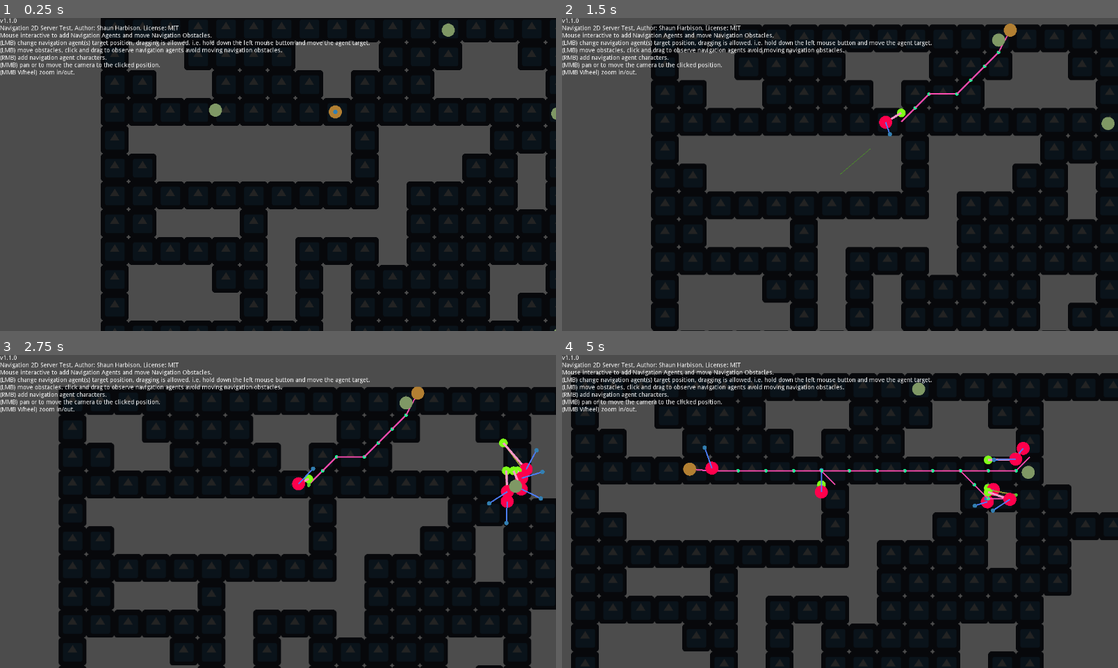
Above: before the commit, frames 1-4 (two rows, left to right).
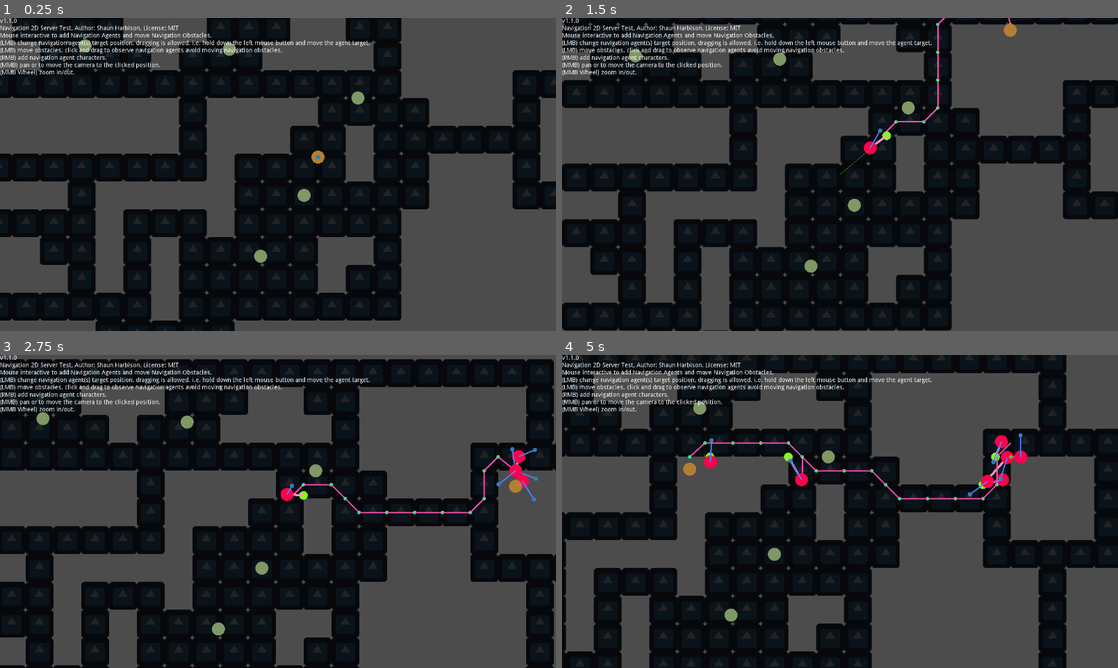
Above: after the commit, the same moments.

Repository: sjharb/NavigationServer2DTest
Game: Godot game, scene res://Main.tscn
Same seed, same stepped clock (60 frames per second), same inputs: the game is played once before the commit and once after it. The engine's default icon, where the game draws it, is replaced by a stand-in: a white triangle on a blue panel in a dark square.
Inputs (mouse positions are in pixels of both pictures, inside the frame that each line leads up to):
- Up to frame 1 (0.25 s): no input
- Up to frame 2 (1.5 s): tap Enter at 0.5 s; move the mouse to (778, 108) at 0.52 s; press the mouse at (778, 108) at 0.53 s; move the mouse to (1012, 30) at 1.27 s; release the mouse at (1012, 30) at 1.28 s; tap Middle mouse button (mouse_click_middle) at 1.35 s; click (1012, 30) at 1.42 s
- Up to frame 3 (2.75 s): move the mouse to (517, 486) at 2.02 s; hold Right mouse button (mouse_click_right) from 2.03 s (still down); click (517, 486) at 2.17 s
- Up to frame 4 (5 s): move the mouse to (812, 574) at 2.77 s; release Right mouse button (mouse_click_right) at 2.78 s; click (812, 574) at 2.85 s; move the mouse to (1006, 558) at 3.52 s; hold Middle mouse button (mouse_click_middle) 3.53-4.28 s; click (1006, 558) at 3.67 s; move the mouse to (673, 464) at 4.27 s; right-click (673, 464) at 4.35 s; click (673, 464) at 4.42 s

The runs differ from the first frame. In frame 1, 59% of the frame differs, in the area x 0-100%, y 0-100%; in frame 2, 61%; in frame 3, 63%, in the area x 0-100%, y 1-100%; in frame 4, 61%.

Commit message:
Removed navigation agent from the obstacle scene.  Now Obstacle only uses NavigationObstacle2D

Diff:
--- a/Level.gd
+++ b/Level.gd
@@ -6,6 +6,8 @@
 var main
 var characters = []
 var obstacles = []
+
+var level_navigation_map
 
 var level_tile_map : TileMap
 
@@ -25,6 +27,8 @@
 	# create easy reference variables for children
 	level_camera = $LevelCamera
 	level_tile_map = $LevelTileMap
+
+	level_navigation_map = get_world_2d().get_navigation_map()
 
 	# configure and add the character_creation_time_limit_timer as a child of the level
 	character_creation_time_limit_timer.one_shot = true
--- a/Level.tscn
+++ b/Level.tscn
@@ -3,8 +3,8 @@
 [ext_resource path="res://Character.tscn" type="PackedScene" id=1]
 [ext_resource path="res://Level.gd" type="Script" id=2]
 [ext_resource path="res://LevelCamera.gd" type="Script" id=3]
-[ext_resource path="res://ObstacleMovable.tscn" type="PackedScene" id=4]
 [ext_resource path="res://icon.png" type="Texture" id=5]
+[ext_resource path="res://Obstacle.tscn" type="PackedScene" id=6]
 
 [sub_resource type="NavigationPolygon" id=6]
 vertices = PoolVector2Array( 64, 64, 0, 64, 0, 0, 64, 0 )
@@ -40,19 +40,22 @@
 tile_data = PoolIntArray( 65536, 0, 0, 65537, 0, 0, 65538, 0, 0, 65539, 0, 0, 65540, 0, 0, 65541, 0, 0, 65542, 0, 0, 65 …(2683 unchanged characters)…
 
 [node name="Character" parent="." instance=ExtResource( 1 )]
-position = Vector2( 540, 288 )
+position = Vector2( 896, 456 )
 
-[node name="ObstacleMovable" parent="." instance=ExtResource( 4 )]
-position = Vector2( 264, 284 )
+[node name="Obstacle" parent="." instance=ExtResource( 6 )]
+position = Vector2( 360, 200 )
 
-[node name="ObstacleMovable2" parent="." instance=ExtResource( 4 )]
-position = Vector2( 800, 100 )
+[node name="Obstacle2" parent="." instance=ExtResource( 6 )]
+position = Vector2( 692, 208 )
 
-[node name="ObstacleMovable3" parent="." instance=ExtResource( 4 )]
-position = Vector2( 1052, 292 )
+[node name="Obstacle3" parent="." instance=ExtResource( 6 )]
+position = Vector2( 988, 320 )
 
-[node name="ObstacleMovable4" parent="." instance=ExtResource( 4 )]
-position = Vector2( 1056, 800 )
+[node name="Obstacle4" parent="." instance=ExtResource( 6 )]
+position = Vector2( 864, 544 )
+
+[node name="Obstacle5" parent="." instance=ExtResource( 6 )]
+position = Vector2( 764, 684 )
 
 [node name="DebugMenu" type="Node2D" parent="."]
 
@@ -61,6 +64,6 @@
 margin_bottom = 14.0
 
 [node name="LevelCamera" type="Camera2D" parent="."]
-position = Vector2( 408, 432 )
+position = Vector2( 804, 496 )
 current = true
 script = ExtResource( 3 )
--- a/ObstacleMovable.gd
+++ b/Obstacle.gd
@@ -7,7 +7,6 @@
 var collision_radius : float = 20.0
 var obstacle_nav_radius : float = 15.0
 
-var nav_agent : NavigationAgent2D #not currently used
 var nav_obstacle : NavigationObstacle2D
 
 var level_scene
@@ -18,8 +17,6 @@
 	obstacle_area = $Area2D
 	obstacle_area.connect("input_event", self, "_on_area_input_event")
 	obstacle_area.get_node("CollisionShape2D").shape.radius = collision_radius
-	nav_agent = $NavAgent #not currently used
-	nav_agent.avoidance_enabled = false #not currently used
 	nav_obstacle = $NavObstacle
 	nav_obstacle.estimate_radius = false
 	nav_obstacle.radius = obstacle_nav_radius
@@ -34,7 +31,7 @@
 
 func _process(_delta : float) -> void:
 	if selected:
-		global_position = Navigation2DServer.map_get_closest_point(nav_agent.get_navigation_map(), get_global_mouse_position())
+		global_position = Navigation2DServer.map_get_closest_point(level_scene.level_navigation_map, get_global_mouse_position())
 
 func _on_area_input_event(event_viewport : Node, event : InputEvent, event_shape_index : int) -> void:
 	if event is InputEventMouseButton:
@@ -46,4 +43,4 @@
 			if level_scene.obstacle_selected:
 				level_scene.obstacle_selected = false
 				selected = false
-				global_position = Navigation2DServer.map_get_closest_point(nav_agent.get_navigation_map(), get_global_mouse_position())
+				global_position = Navigation2DServer.map_get_closest_point(level_scene.level_navigation_map, get_global_mouse_position())
--- a/ObstacleMovable.tscn
+++ b/Obstacle.tscn
@@ -1,20 +1,18 @@
 [gd_scene load_steps=4 format=2]
 
-[ext_resource path="res://ObstacleMovable.gd" type="Script" id=1]
+[ext_resource path="res://Obstacle.gd" type="Script" id=1]
 [ext_resource path="res://icon.png" type="Texture" id=2]
 
 [sub_resource type="CircleShape2D" id=2]
 radius = 20.0
 
-[node name="ObstacleMovable" type="Node2D"]
+[node name="ObstacleStatic" type="Node2D"]
 position = Vector2( 56, 260 )
 script = ExtResource( 1 )
 
 [node name="NavObstacle" type="NavigationObstacle2D" parent="."]
 estimate_radius = false
 radius = 15.0
-
-[node name="NavAgent" type="NavigationAgent2D" parent="."]
 
 [node name="Sprite" type="Sprite" parent="."]
 visible = false
